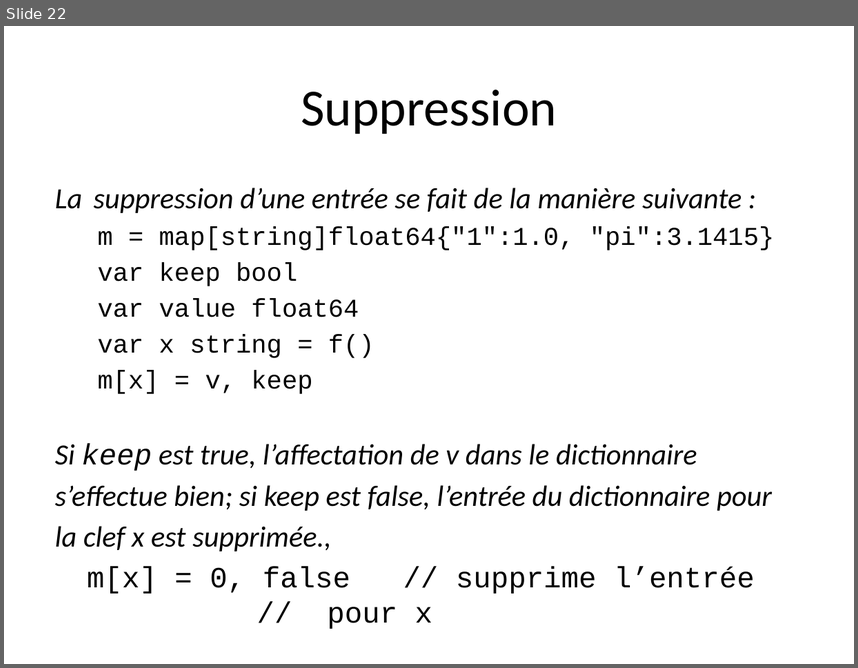
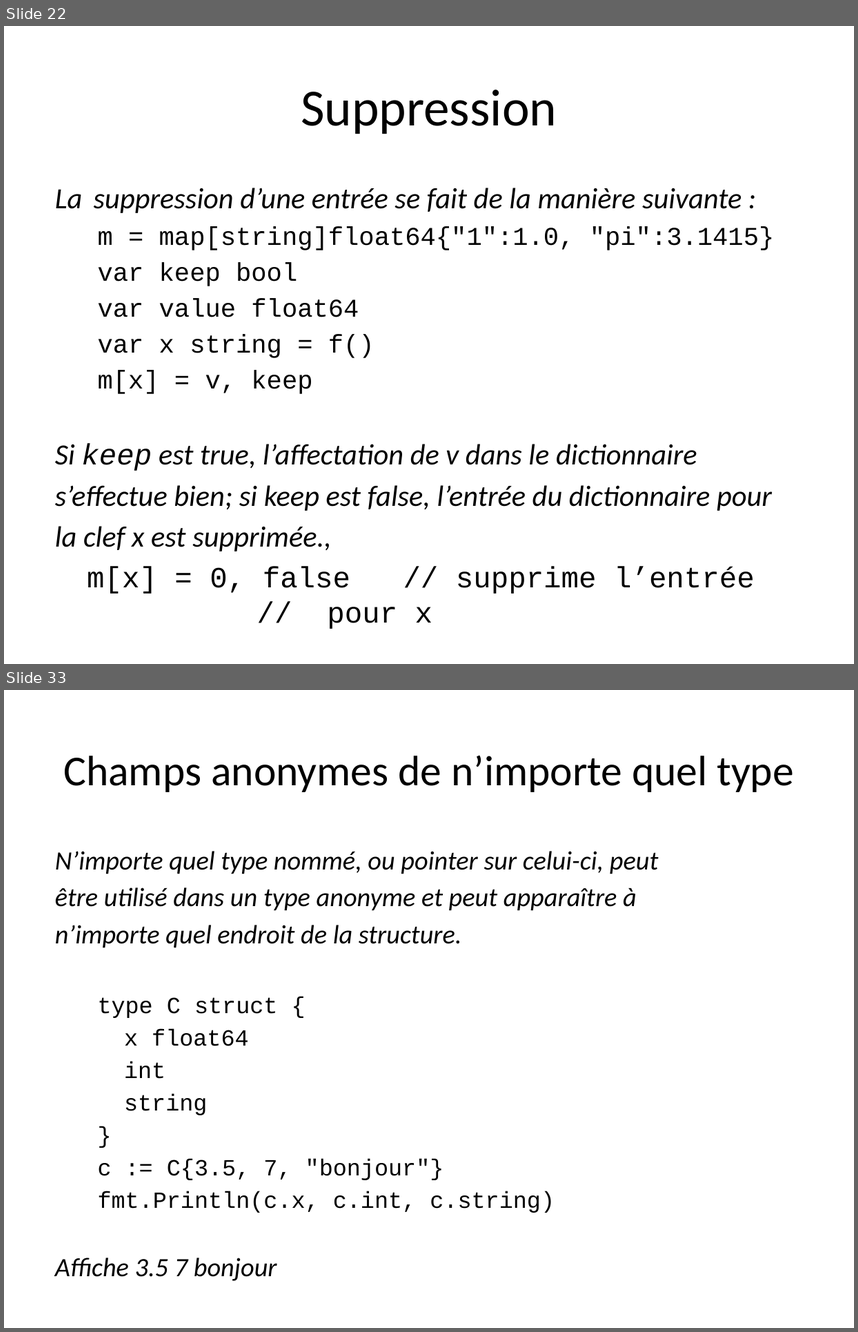
Before and after one commit to trash-anger/golang-france, a slide deck: Go-documentation/cours-general/Go-partie2.pptx. Shown one above the other, each under a label of ours: slide 22 before the commit, slides 22 and 33 after it; the slides between them are not shown. The pictures are 858x668 and 858x1332 pixels, drawn with LibreOffice and Linux fonts; fonts in the diff are those of the drawing; background and template pictures are left out. Boxes give left, top, right and bottom in pixels: in the first picture for what was removed or moved away, otherwise in the second. Text is boxed around its words. In the diff, an @@ line names an element or a change of style, - is before the commit and + after.

```diff
--- a/Go-documentation/cours-general/Go-partie2.pptx
+++ b/Go-documentation/cours-general/Go-partie2.pptx
@@ slide 33 added at (4,690,854,1328), background #FFFFFF @@
@@ title added at (63,756,793,792), 36 pt, text #000000 @@
+Champs anonymes de n’importe quel type
@@ text added at (55,851,658,1212), 22.4 pt, text #000000, italic @@
+N’importe quel type nommé, ou pointer sur celui-ci, peut
+être utilisé dans un type anonyme et peut apparaître à
+n’importe quel endroit de la structure.
+  type C struct {
+  x float64
+  int
+  string
+  }
+  c := C{3.5, 7, "bonjour"}
+  fmt.Println(c.x, c.int, c.string)
+Affiche 3.5 7 bonjour
```
Also in this commit, not shown: 1 slide changed, 19 other slides added, 1 slide removed, 2 other files.
